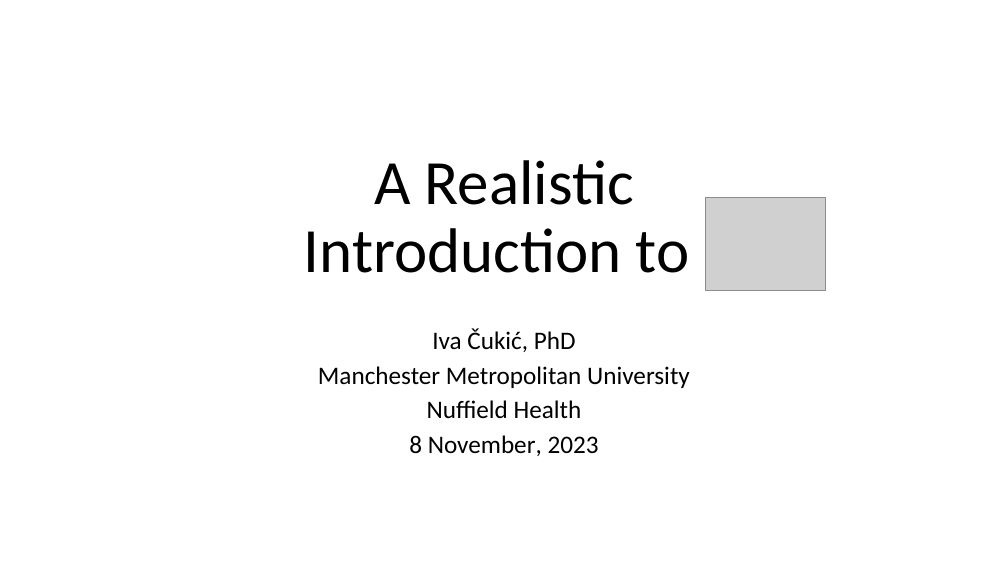
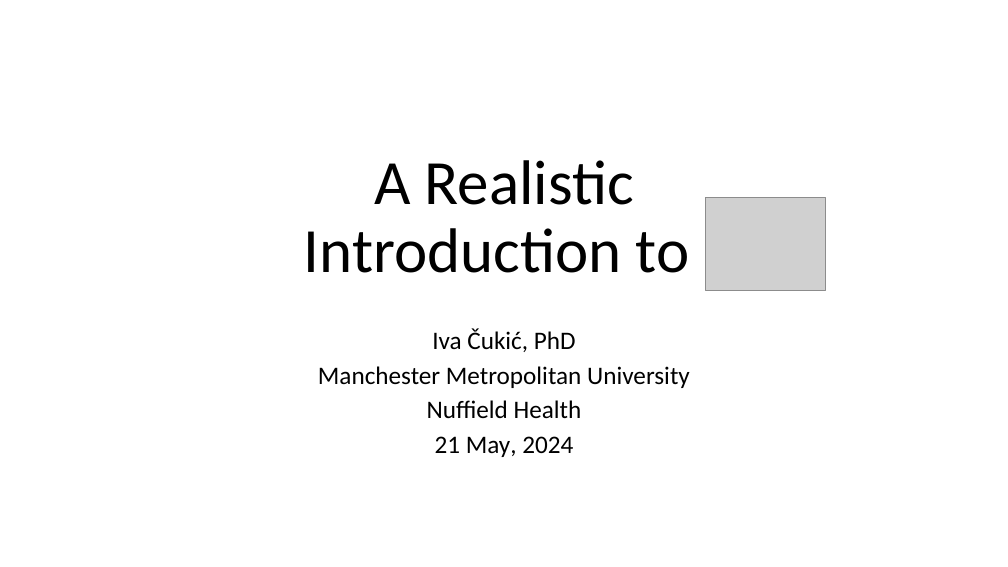
Before and after one commit to ivacukic/Realistic-Introduction-to-R, a slide deck: slide 1 of Intro to R.pptx. Drawn at 1008x567 pixels with LibreOffice and Linux fonts; fonts in the diff are those of the drawing; grey boxes stand for pictures. Boxes give left, top, right and bottom in pixels: in the first picture for what was removed or moved away, otherwise in the second. Text is boxed around its words. In the diff, an @@ line names an element or a change of style, - is before the commit and + after.

```diff
--- a/Intro to R.pptx
+++ b/Intro to R.pptx
@@ subtitle at (435,436,573,457): text changed @@
-8 November, 2023
+21 May, 2024
```
